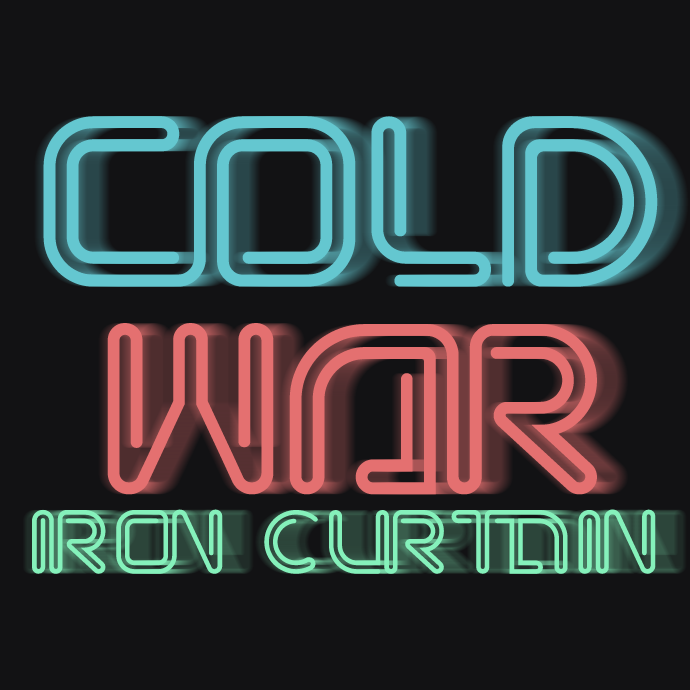
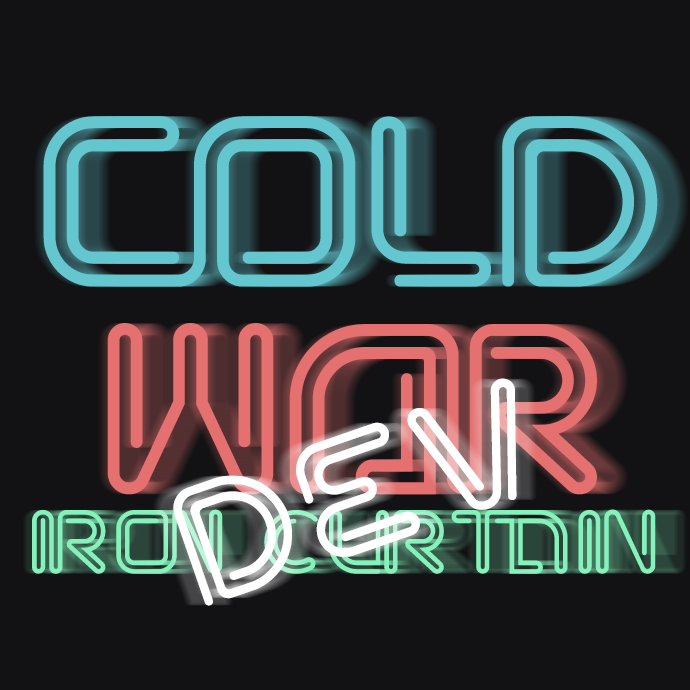
Two versions of the same layered image (690px x 690px). Layer-by-layer changes:
showed "Dev" (1st of 2) over [153, 378, 537, 606]
showed "Dev" (2nd of 2) over [173, 378, 517, 606]